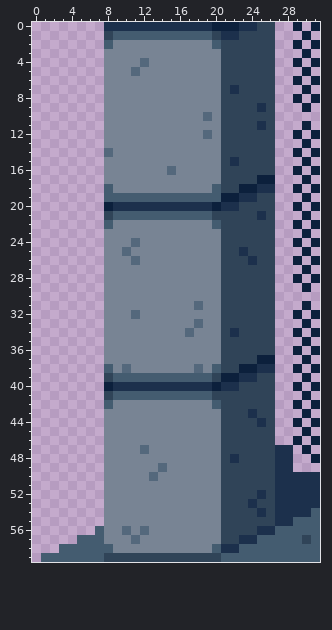
File history of a pixel-art sprite, PoP/resources/Sprites_400/Dungeon/pillar/pillar_left/pillar left.png. That is the earlier state.
The file is 64x120 pixels, drawn in blocks of 2x2; one block is one cell here. Colours within 5 levels of each other are drawn and written as one.
The result:
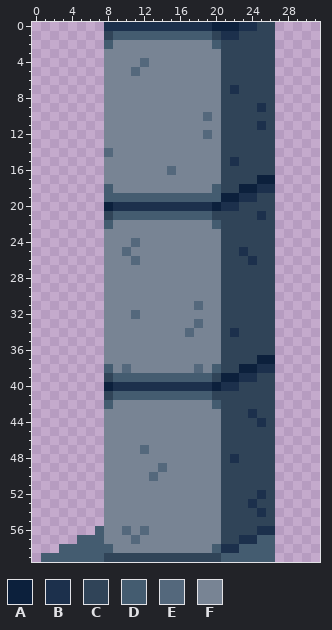
Palette (. is transparent): A #0c203c  B #1c304c  C #304458  D #445c70  E #54687c  F #788494
Commit: Fixed background/foreground objects with pillar
Difference:
{"y":0,"x":29,"old":"A","new":"."}
{"y":0,"x":31,"old":"A","new":"."}
{"y":1,"x":30,"old":"A","new":"."}
{"y":2,"x":29,"old":"A","new":"."}
{"y":2,"x":31,"old":"A","new":"."}
{"y":3,"x":30,"old":"A","new":"."}
{"y":4,"x":29,"old":"A","new":"."}
{"y":4,"x":31,"old":"A","new":"."}
{"y":5,"x":30,"old":"A","new":"."}
{"y":6,"x":29,"old":"A","new":"."}
{"y":6,"x":31,"old":"A","new":"."}
{"y":7,"x":30,"old":"A","new":"."}
{"y":8,"x":29,"old":"A","new":"."}
{"y":8,"x":31,"old":"A","new":"."}
{"y":9,"x":30,"old":"A","new":"."}
{"y":11,"x":30,"old":"A","new":"."}
{"y":12,"x":29,"old":"A","new":"."}
{"y":12,"x":31,"old":"A","new":"."}
{"y":13,"x":30,"old":"A","new":"."}
{"y":14,"x":29,"old":"A","new":"."}
{"y":14,"x":31,"old":"A","new":"."}
{"y":15,"x":30,"old":"A","new":"."}
{"y":16,"x":29,"old":"A","new":"."}
{"y":16,"x":31,"old":"A","new":"."}
{"y":17,"x":30,"old":"A","new":"."}
{"y":18,"x":29,"old":"A","new":"."}
{"y":18,"x":31,"old":"A","new":"."}
{"y":19,"x":30,"old":"A","new":"."}
{"y":20,"x":29,"old":"A","new":"."}
{"y":20,"x":31,"old":"A","new":"."}
{"y":21,"x":30,"old":"A","new":"."}
{"y":22,"x":29,"old":"A","new":"."}
{"y":22,"x":31,"old":"A","new":"."}
{"y":23,"x":30,"old":"A","new":"."}
{"y":24,"x":29,"old":"A","new":"."}
{"y":24,"x":31,"old":"A","new":"."}
{"y":25,"x":30,"old":"A","new":"."}
{"y":26,"x":29,"old":"A","new":"."}
{"y":26,"x":31,"old":"A","new":"."}
{"y":27,"x":30,"old":"A","new":"."}
{"y":28,"x":29,"old":"A","new":"."}
{"y":28,"x":31,"old":"A","new":"."}
{"y":29,"x":30,"old":"A","new":"."}
{"y":31,"x":30,"old":"A","new":"."}
{"y":32,"x":29,"old":"A","new":"."}
{"y":32,"x":31,"old":"A","new":"."}
{"y":33,"x":30,"old":"A","new":"."}
{"y":34,"x":29,"old":"A","new":"."}
{"y":34,"x":31,"old":"A","new":"."}
{"y":35,"x":30,"old":"A","new":"."}
{"y":36,"x":29,"old":"A","new":"."}
{"y":36,"x":31,"old":"A","new":"."}
{"y":37,"x":30,"old":"A","new":"."}
{"y":38,"x":29,"old":"A","new":"."}
{"y":38,"x":31,"old":"A","new":"."}
{"y":39,"x":30,"old":"A","new":"."}
{"y":40,"x":29,"old":"A","new":"."}
{"y":40,"x":31,"old":"A","new":"."}
{"y":41,"x":30,"old":"A","new":"."}
{"y":42,"x":29,"old":"A","new":"."}
{"y":42,"x":31,"old":"A","new":"."}
{"y":43,"x":30,"old":"A","new":"."}
{"y":44,"x":29,"old":"A","new":"."}
{"y":44,"x":31,"old":"A","new":"."}
{"y":45,"x":30,"old":"A","new":"."}
{"y":46,"x":29,"old":"A","new":"."}
{"y":46,"x":31,"old":"A","new":"."}
{"y":47,"x":27,"old":"BB","new":".."}
{"y":47,"x":30,"old":"A","new":"."}
{"y":48,"x":27,"old":"BB","new":".."}
{"y":48,"x":31,"old":"A","new":"."}
{"y":49,"x":27,"old":"BB","new":".."}
{"y":50,"x":27,"old":"BBBBB","new":"....."}
{"y":51,"x":27,"old":"BBBBB","new":"....."}
{"y":52,"x":27,"old":"BBBBB","new":"....."}
{"y":53,"x":27,"old":"BBBBB","new":"....."}
{"y":54,"x":27,"old":"BBBBD","new":"....."}
{"y":55,"x":27,"old":"BBDDD","new":"....."}
{"y":56,"x":27,"old":"DDDDD","new":"....."}
{"y":57,"x":27,"old":"DDDCD","new":"....."}
{"y":58,"x":27,"old":"DDDDD","new":"....."}
{"y":59,"x":27,"old":"DDDDD","new":"....."}
{"label":"erased","picture_box":[275,22,320,562]}
